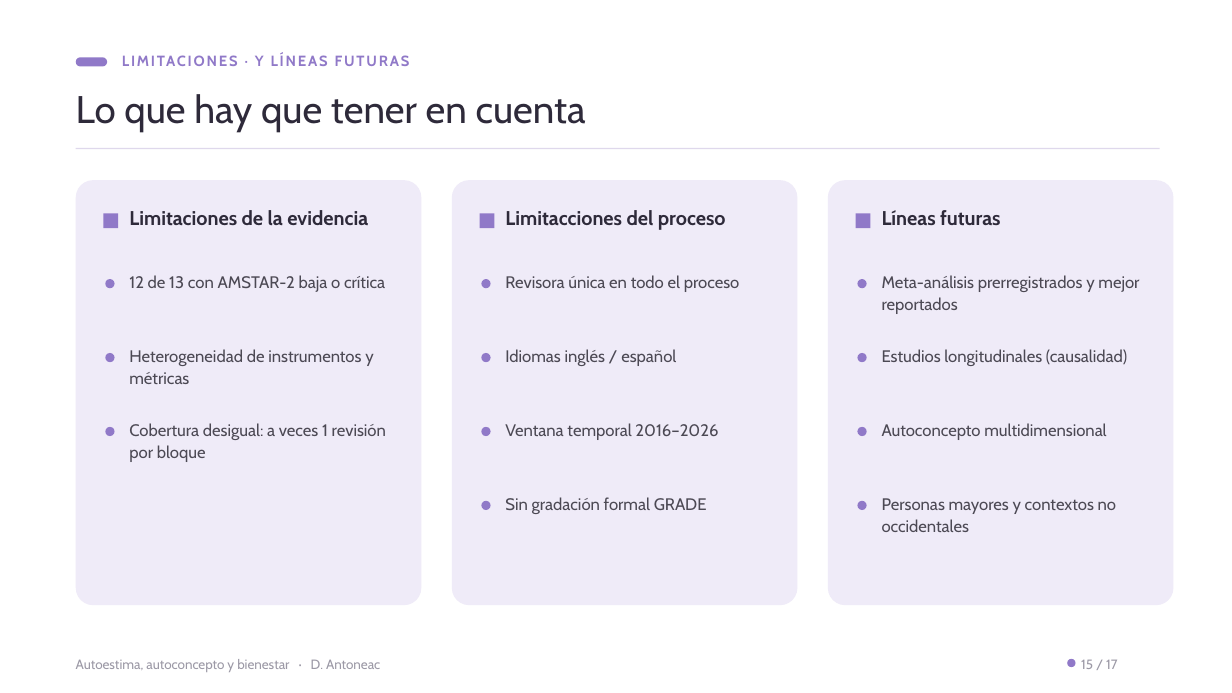
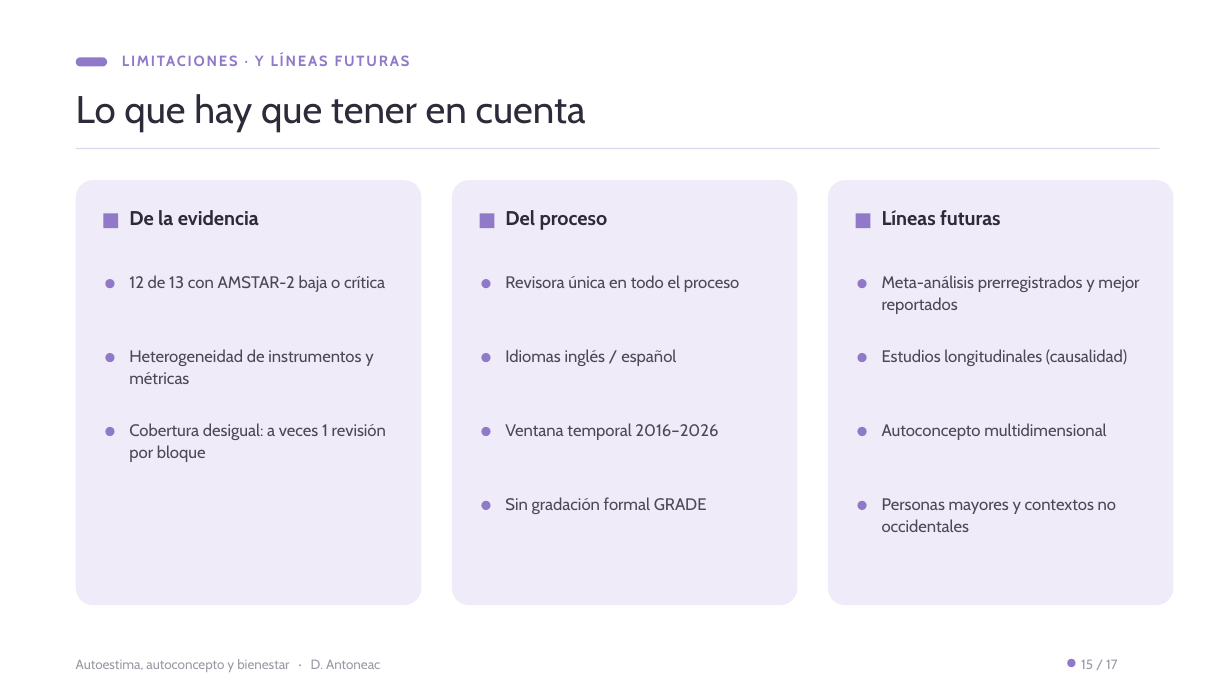
Before and after one commit to denisaantoneac23-dotcom/tfm-presentacion, a slide deck: slide 15 of TFM_Presentacion_Denisa_Antoneac_v8.pptx. Drawn at 1232x693 pixels with LibreOffice and Linux fonts; fonts in the diff are those of the drawing. Boxes give left, top, right and bottom in pixels: in the first picture for what was removed or moved away, otherwise in the second. Text is boxed around its words. In the diff, an @@ line names an element or a change of style, - is before the commit and + after.

```diff
--- a/TFM_Presentacion_Denisa_Antoneac_v8.pptx
+++ b/TFM_Presentacion_Denisa_Antoneac_v8.pptx
@@ text at (x1=129, y1=210, x2=259, y2=225): text changed @@
-Limitaciones de la evidencia
+De la evidencia
@@ text at (x1=505, y1=210, x2=608, y2=230): text changed @@
-Limitacciones del proceso
+Del proceso
```
Also in this commit, not shown: 5 other slides changed.
